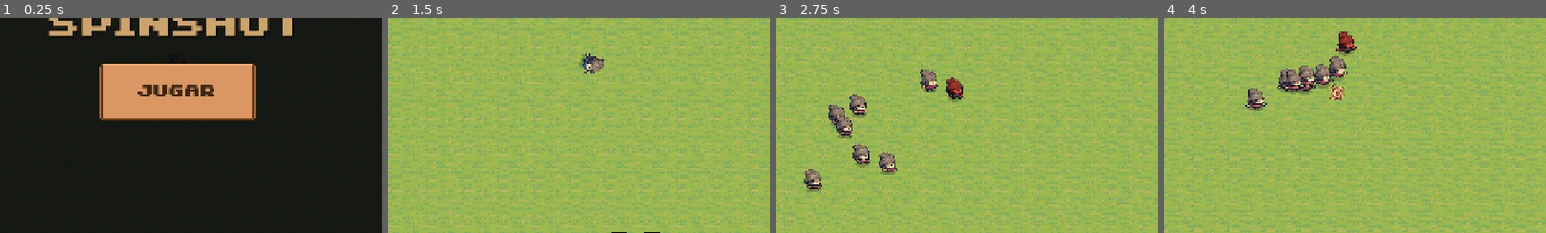
Above: before the commit, frames 1-4 (left to right).
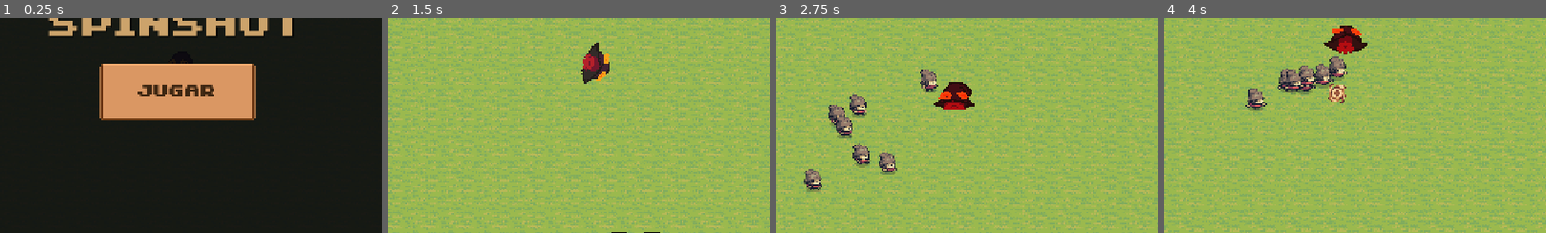
Above: after the commit, the same moments.

Repository: 4FCC/spinshot
Game: Godot game, scene res://Scenes/GameMode.tscn
Same seed, same stepped clock (60 frames per second), same inputs: the game is played once before the commit and once after it.
Inputs (mouse positions are % of the whole screen's width and height, from its top left):
- Up to frame 1 (0.25 s): no input
- Up to frame 2 (1.5 s): click (50, 57) at 0.5 s; tap Enter at 1.25 s; move the mouse to (72, 45) at 1.27 s; hold D (Derecha) from 1.28 s (still down); tap Space (dodge) at 1.35 s
- Up to frame 3 (2.75 s): move the mouse to (30, 55) at 2.02 s; release D (Derecha) at 2.03 s; hold S (Abajo) from 2.03 s (still down); tap N (end_wave) at 2.1 s
- Up to frame 4 (4 s): move the mouse to (60, 28) at 2.77 s; release S (Abajo) at 2.78 s; hold D (Derecha) 2.78-3.53 s; hold Right mouse button (shoot) 2.78-3.53 s; move the mouse to (45, 70) at 3.52 s; hold W (Arriba) from 3.53 s (still down); click (45, 70) at 3.6 s
The pictures show only the part of the screen within x 27-77%, y 39-89%; the shares and areas given below are measured in that part.

The runs differ from the first frame. In frame 2, 1.0% of the frame differs, in the area x 50-58%, y 11-31%; in frame 3, 1.0%; in frame 4, 1.2%, in the area x 41-54%, y 3-40%.

Commit message:
Nuevo sprite del jugador y SpinShots 25% más grandes
- Reemplazar los assets genéricos del jugador por Animation_assets/animationplayer.png
  (6 fotogramas 64x64). player_frames.tres ahora usa el nuevo sprite para idle y run
- Player.tscn: escala y filtro Nearest ajustados al nuevo sprite de pixel art
- SpinShot 25% más grande: escala del Anim 1.3 -> 1.625 y radio de colisión 14 -> 17.5

Co-Authored-By: Claude Opus 4.8 <noreply@anthropic.com>
Claude-Session: https://claude.ai/code/session_01EVFDgn2qQnY3SEDFH6Bwyc

Diff:
--- a/Scenes/Player.tscn
+++ b/Scenes/Player.tscn
@@ -27,7 +27,8 @@
 spin_bullet_scene = ExtResource("3_bullet")
 
 [node name="AnimatedSprite2D" type="AnimatedSprite2D" parent="." unique_id=1609067095]
-scale = Vector2(0.6, 0.6)
+texture_filter = 1
+scale = Vector2(1.2, 1.2)
 sprite_frames = ExtResource("2_frames")
 animation = &"idle"
 autoplay = "idle"
--- a/Scenes/player_frames.tres
+++ b/Scenes/player_frames.tres
@@ -1,90 +1,51 @@
-[gd_resource type="SpriteFrames" format=3 uid="uid://bcojp2o2gqra3"]
+[gd_resource type="SpriteFrames" load_steps=8 format=3 uid="uid://bcojp2o2gqra3"]
 
-[ext_resource type="Texture2D" uid="uid://cy1sqbh8v7k7x" path="res://Tiny Swords (Free Pack)/Tiny Swords (Free Pack)/Units/Blue Units/Pawn/Pawn_Idle.png" id="1"]
-[ext_resource type="Texture2D" uid="uid://bc7gog3gjdlok" path="res://Tiny Swords (Free Pack)/Tiny Swords (Free Pack)/Units/Blue Units/Pawn/Pawn_Run.png" id="2"]
+[ext_resource type="Texture2D" uid="uid://cn8vqll575cnv" path="res://Animation_assets/animationplayer.png" id="1"]
 
-[sub_resource type="AtlasTexture" id="i0"]
+[sub_resource type="AtlasTexture" id="f0"]
 atlas = ExtResource("1")
-region = Rect2(0, 0, 192, 192)
+region = Rect2(0, 0, 64, 64)
 
-[sub_resource type="AtlasTexture" id="i1"]
+[sub_resource type="AtlasTexture" id="f1"]
 atlas = ExtResource("1")
-region = Rect2(192, 0, 192, 192)
+region = Rect2(64, 0, 64, 64)
 
-[sub_resource type="AtlasTexture" id="i2"]
+[sub_resource type="AtlasTexture" id="f2"]
 atlas = ExtResource("1")
-region = Rect2(384, 0, 192, 192)
+region = Rect2(128, 0, 64, 64)
 
-[sub_resource type="AtlasTexture" id="i3"]
+[sub_resource type="AtlasTexture" id="f3"]
 atlas = ExtResource("1")
-region = Rect2(576, 0, 192, 192)
+region = Rect2(192, 0, 64, 64)
 
-[sub_resource type="AtlasTexture" id="i4"]
+[sub_resource type="AtlasTexture" id="f4"]
 atlas = ExtResource("1")
-region = Rect2(768, 0, 192, 192)
+region = Rect2(256, 0, 64, 64)
 
-[sub_resource type="AtlasTexture" id="i5"]
+[sub_resource type="AtlasTexture" id="f5"]
 atlas = ExtResource("1")
-region = Rect2(960, 0, 192, 192)
-
-[sub_resource type="AtlasTexture" id="i6"]
-atlas = ExtResource("1")
-region = Rect2(1152, 0, 192, 192)
-
-[sub_resource type="AtlasTexture" id="i7"]
-atlas = ExtResource("1")
-region = Rect2(1344, 0, 192, 192)
-
-[sub_resource type="AtlasTexture" id="r0"]
-atlas = ExtResource("2")
-region = Rect2(0, 0, 192, 192)
-
-[sub_resource type="AtlasTexture" id="r1"]
-atlas = ExtResource("2")
-region = Rect2(192, 0, 192, 192)
-
-[sub_resource type="AtlasTexture" id="r2"]
-atlas = ExtResource("2")
-region = Rect2(384, 0, 192, 192)
-
-[sub_resource type="AtlasTexture" id="r3"]
-atlas = ExtResource("2")
-region = Rect2(576, 0, 192, 192)
-
-[sub_resource type="AtlasTexture" id="r4"]
-atlas = ExtResource("2")
-region = Rect2(768, 0, 192, 192)
-
-[sub_resource type="AtlasTexture" id="r5"]
-atlas = ExtResource("2")
-region = Rect2(960, 0, 192, 192)
+region = Rect2(320, 0, 64, 64)
 
 [resource]
 animations = [{
 "frames": [{
 "duration": 1.0,
-"texture": SubResource("i0")
+"texture": SubResource("f0")
 }, {
 "duration": 1.0,
-"texture": SubResource("i1")
+"texture": SubResource("f1")
 }, {
 "duration": 1.0,
-"texture": SubResource("i2")
+"texture": SubResource("f2")
 }, {
 "duration": 1.0,
-"texture": SubResource("i3")
+"texture": SubResource("f3")
 }, {
 "duration": 1.0,
-"texture": SubResource("i4")
+"texture": SubResource("f4")
 }, {
 "duration": 1.0,
-"texture": SubResource("i5")
-}, {
-"duration": 1.0,
-"texture": SubResource("i6")
-}, {
-"duration": 1.0,
-"texture": SubResource("i7")
+"texture": SubResource("f5")
 }],
 "loop": true,
 "name": &"idle",
@@ -92,22 +53,22 @@
 }, {
 "frames": [{
 "duration": 1.0,
-"texture": SubResource("r0")
+"texture": SubResource("f0")
 }, {
 "duration": 1.0,
-"texture": SubResource("r1")
+"texture": SubResource("f1")
 }, {
 "duration": 1.0,
-"texture": SubResource("r2")
+"texture": SubResource("f2")
 }, {
 "duration": 1.0,
-"texture": SubResource("r3")
+"texture": SubResource("f3")
 }, {
 "duration": 1.0,
-"texture": SubResource("r4")
+"texture": SubResource("f4")
 }, {
 "duration": 1.0,
-"texture": SubResource("r5")
+"texture": SubResource("f5")
 }],
 "loop": true,
 "name": &"run",
--- a/Scenes/spin-bullet.tscn
+++ b/Scenes/spin-bullet.tscn
@@ -4,14 +4,14 @@
 [ext_resource type="SpriteFrames" uid="uid://bspinbullfrm0" path="res://Scenes/spin_bullet_frames.tres" id="2_frames"]
 
 [sub_resource type="CircleShape2D" id="CircleShape2D_dymbd"]
-radius = 14.0
+radius = 17.5
 
 [node name="spin-bullet" type="Node2D" unique_id=672872989]
 script = ExtResource("1_dymbd")
 
 [node name="Anim" type="AnimatedSprite2D" parent="." unique_id=950207450]
 texture_filter = 1
-scale = Vector2(1.3, 1.3)
+scale = Vector2(1.625, 1.625)
 sprite_frames = ExtResource("2_frames")
 animation = &"blue"
 autoplay = "blue"
